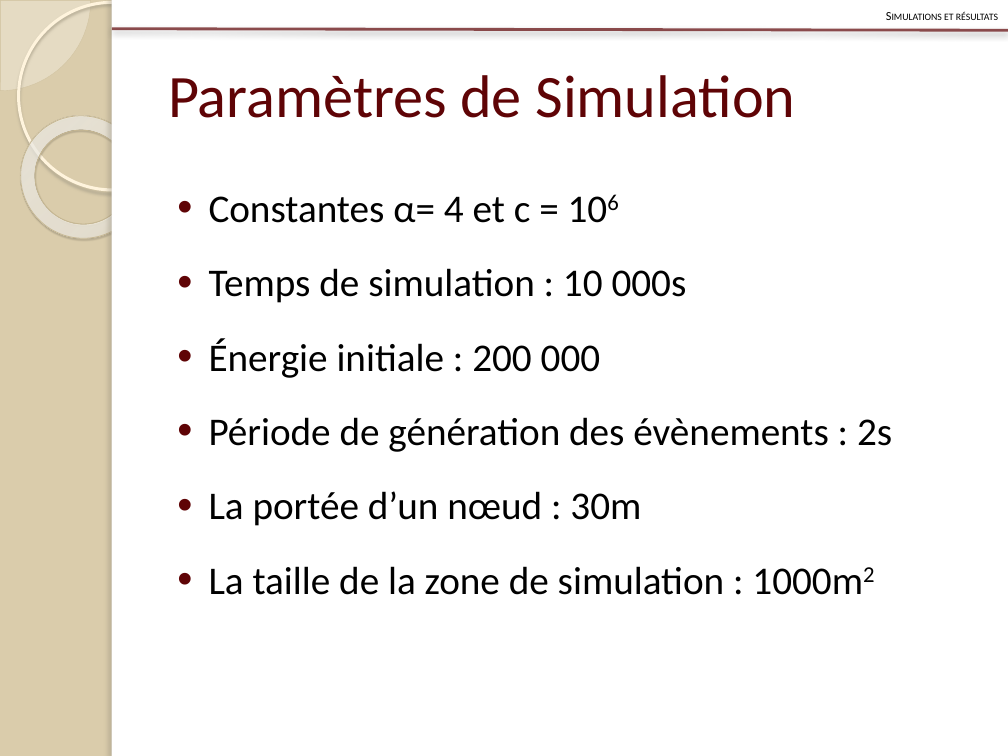
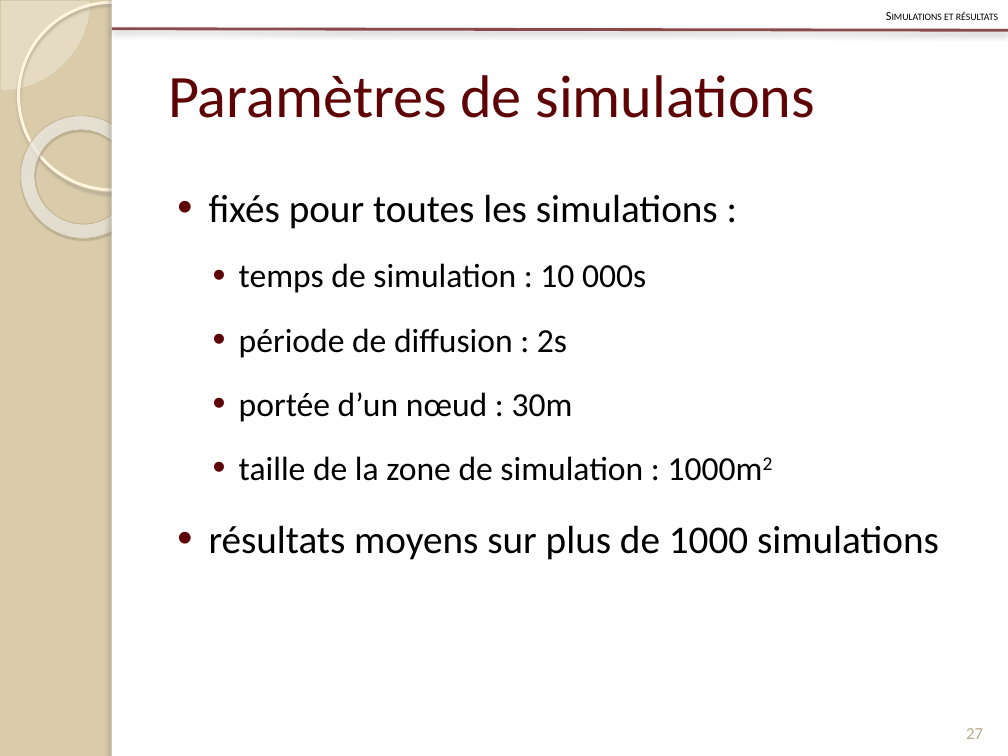
Before and after one commit to Patre/Energy-saving-in-sensors--networks, a slide deck: slide 27 of Redaction/Presentation/pres.pptx. Drawn at 1008x756 pixels with LibreOffice and Linux fonts; fonts in the diff are those of the drawing. Boxes give left, top, right and bottom in pixels: in the first picture for what was removed or moved away, otherwise in the second. Text is boxed around its words. In the diff, an @@ line names an element or a change of style, - is before the commit and + after.

Commit message:
presentation

```diff
--- a/Redaction/Presentation/pres.pptx
+++ b/Redaction/Presentation/pres.pptx
@@ title at (168,75,814,118): text changed @@
-Paramètres de Simulation
+Paramètres de simulations
@@ text at (209,194,939,560): text changed; size 28 to 24 pt @@
-• Constantes α= 4 et c = 106
-• Temps de simulation : 10 000s
-• Énergie initiale : 200 000
-• Période de génération des évènements : 2s
-• La portée d’un nœud : 30m
-• La taille de la zone de simulation : 1000m2
+• fixés pour toutes les simulations :
+  • temps de simulation : 10 000s
+  • période de diffusion : 2s
+  • portée d’un nœud : 30m
+  • taille de la zone de simulation : 1000m2
+• résultats moyens sur plus de 1000 simulations
@@ page number added at (966,728,983,739), 12 pt, text #B6A98A @@
+27
```
Also in this commit, not shown: 9 other slides changed, 9 slides added, 1 slide removed.
